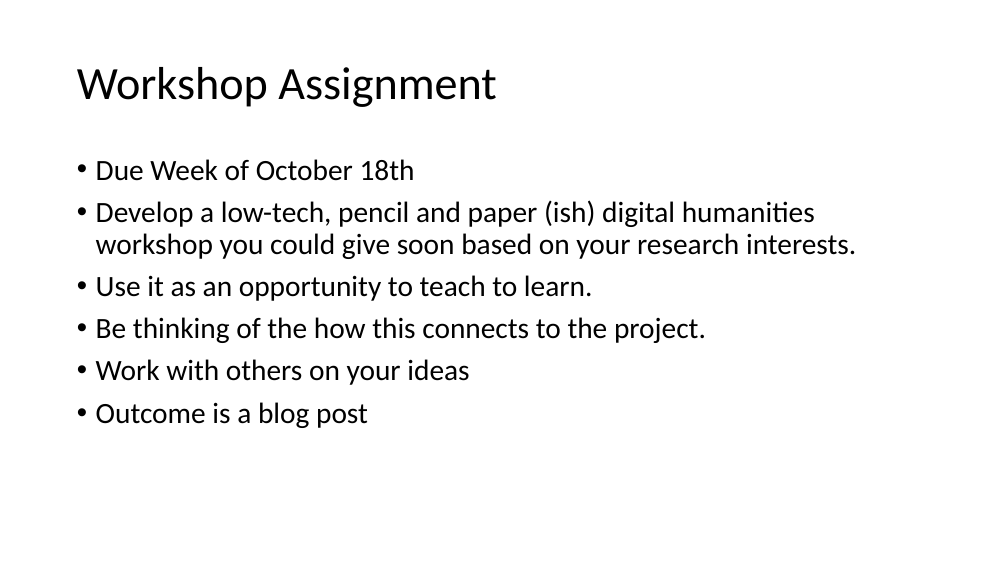
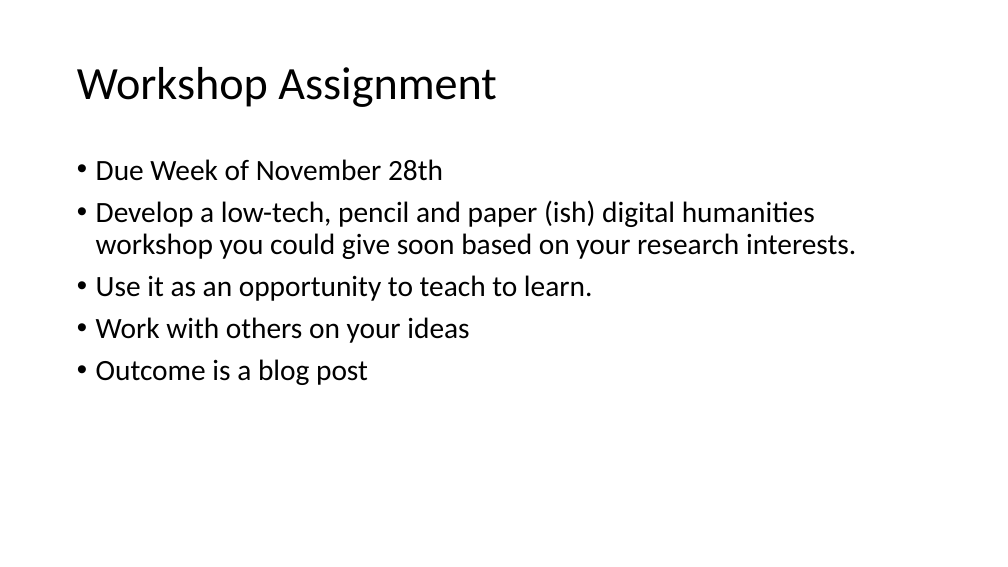
Before and after one commit to scholarslab/praxis, a slide deck: slide 24 of assets/workshop-on-workshops/workshop-on-workshops.pptx (slide 23 before the commit). Drawn at 1008x567 pixels with LibreOffice and Linux fonts; fonts in the diff are those of the drawing. Boxes give left, top, right and bottom in pixels: in the first picture for what was removed or moved away, otherwise in the second. Text is boxed around its words. In the diff, an @@ line names an element or a change of style, - is before the commit and + after.

```diff
--- a/assets/workshop-on-workshops/workshop-on-workshops.pptx
+++ b/assets/workshop-on-workshops/workshop-on-workshops.pptx
@@ text at <box>96,159,443,181</box>: text changed @@
-• Due Week of October 18th
+• Due Week of November 28th
@@ text at <box>96,317,706,343</box>: paragraph removed @@
-• Be thinking of the how this connects to the project.
```
Also in this commit, not shown: 4 other slides changed, 1 slide added, 3 other files.
